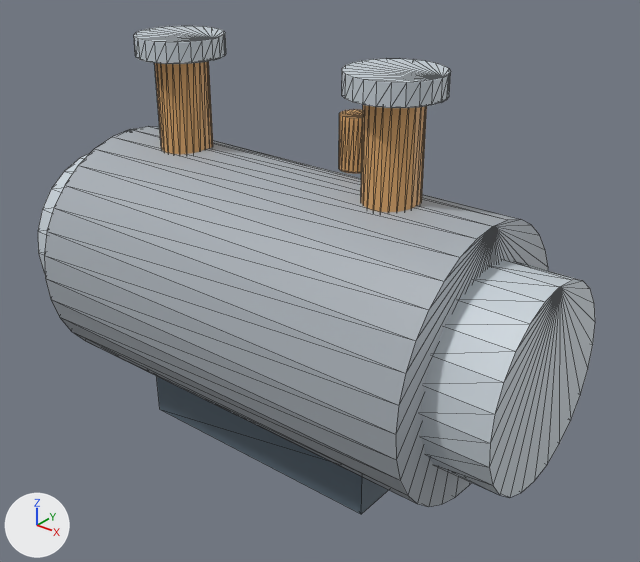
Renders of the glTF model dashboard/student/starting-system-lab/assets/3d/starter-solenoid-detailed-review.glb from each side of a commit.
The view is the same before and after, from a camera (50 mm lens) standing at (2.38, -2.74, 1.82) and looking at (0.12, 0.09, 0.07). The axes (+X, +Y, +Z) are drawn at lower left. The lights are the same throughout. The first picture is the older version. Mesh edges are drawn as thin lines.
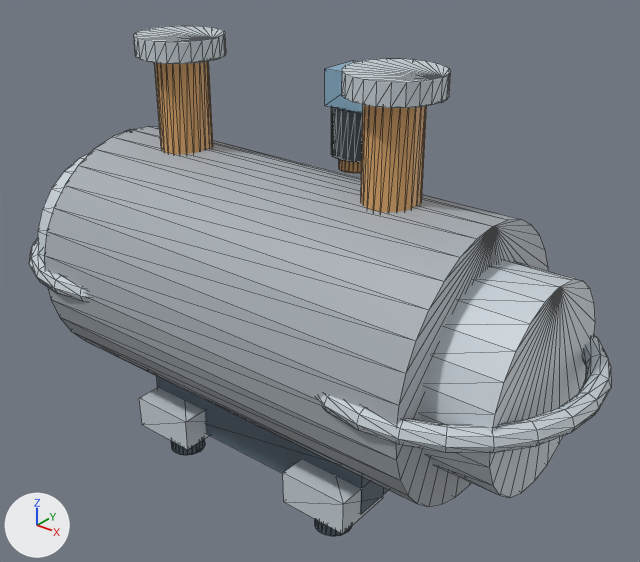
Changed parts and their boxes (x1, y1, x2, y2) in the pictures (640 x 562 px):
'Mesh_0', reshaped: before (38, 26, 595, 514); after (29, 26, 611, 536)
part 1 of me_mesh_0, added: after (29, 239, 89, 302)
part 2 of me_mesh_0, added: after (319, 335, 611, 453)
part 3 of me_mesh_0, added: after (331, 107, 363, 162)
part 4 of me_mesh_0, added (blue): after (325, 61, 363, 113)
part 5 of me_mesh_0, added: after (139, 388, 210, 450)
part 6 of me_mesh_0, added: after (171, 439, 205, 455)
part 7 of me_mesh_0, added: after (283, 459, 383, 534)
part 8 of me_mesh_0, added (mostly hidden): after (315, 519, 352, 536)

The change, as a diff of the scene's bpy script:
```diff
--- a/dashboard/student/starting-system-lab/assets/3d/starter-solenoid-detailed-review.glb.py
+++ b/dashboard/student/starting-system-lab/assets/3d/starter-solenoid-detailed-review.glb.py
@@ me_mesh_0 @@
 # used by ob_mesh_0; location = (0.0, 0.0, 0.0)
-me_mesh_0.from_pydata(...)  # 408 vertices, 780 faces; spans x -1.28..1.28, y -0.59..0.59, z -0.75..1.1
+me_mesh_0.from_pydata(...)  # 960 vertices, 1860 faces; spans x -1.51..1.49, y -0.63..0.63, z -0.92..1.1
+# me_mesh_0 part 1: a new loose piece, a torus around z (ring radius 0.58, tube radius 0.048) spanning x -1.508..-0.252, y -0.628..0.628, z -0.048..0.048, in mat_defaultmaterial
+# me_mesh_0 part 2: a new loose piece, a torus around z (ring radius 0.58, tube radius 0.048) spanning x 0.232..1.488, y -0.628..0.628, z -0.048..0.048, in mat_defaultmaterial
+# me_mesh_0 part 3: a new loose piece, a 24-sided cylinder along z spanning x 0.0..0.24, y 0.24..0.48, z 0.6..0.82, in mat_defaultmaterial
+# me_mesh_0 part 4: a new loose piece, a box spanning x 0.01..0.23, y 0.26..0.46, z 0.82..0.98, in mat_defaultmaterial
+# me_mesh_0 part 5: a new loose piece, a box spanning x -0.63..-0.31, y -0.4..-0.1, z -0.78..-0.62, in mat_defaultmaterial
+# me_mesh_0 part 6: a new loose piece, a 24-sided cylinder along z spanning x -0.56..-0.38, y -0.34..-0.17, z -0.92..-0.75, in mat_defaultmaterial
+# me_mesh_0 part 7: a new loose piece, a box spanning x 0.31..0.63, y -0.4..-0.1, z -0.78..-0.62, in mat_defaultmaterial
+# me_mesh_0 part 8: a new loose piece, a 24-sided cylinder along z spanning x 0.38..0.56, y -0.34..-0.17, z -0.92..-0.75, in mat_defaultmaterial
 me_mesh_0.materials.append(mat_defaultmaterial)
```
